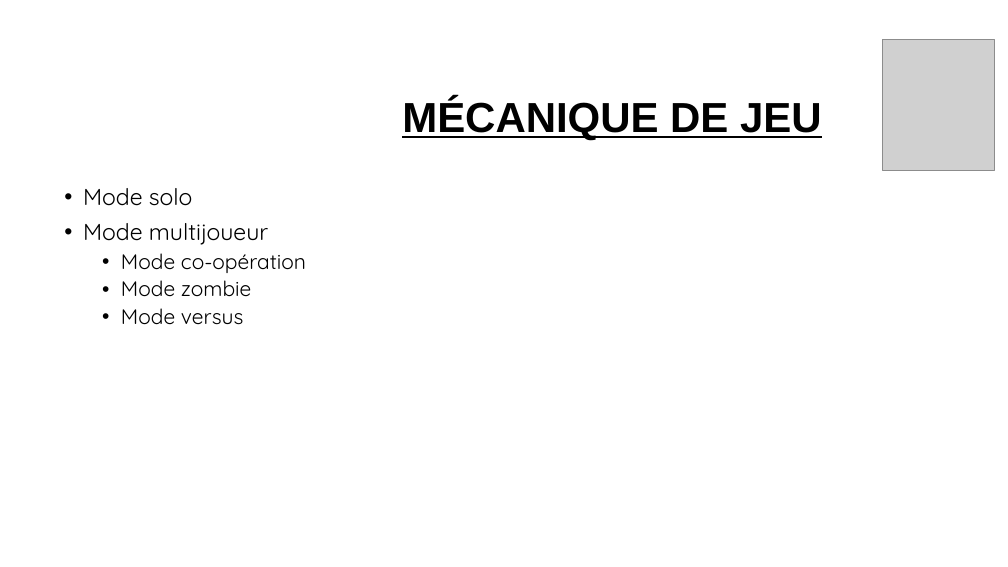
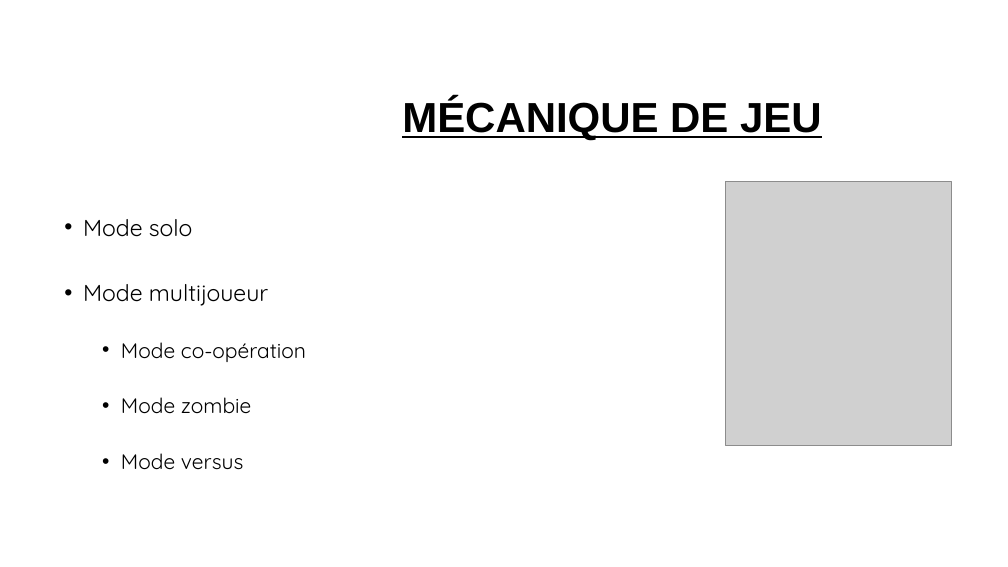
Before and after one commit to jerometea/Projet-BlueTouffe, a slide deck: slide 5 of Avant-projet/Présentation1.pptx (slide 4 before the commit). Drawn at 1008x567 pixels with LibreOffice and Linux fonts; fonts in the diff are those of the drawing; grey boxes stand for pictures; background and template pictures are left out. Boxes give left, top, right and bottom in pixels: in the first picture for what was removed or moved away, otherwise in the second. Text is boxed around its words. In the diff, an @@ line names an element or a change of style, - is before the commit and + after.

```diff
--- a/Avant-projet/Présentation1.pptx
+++ b/Avant-projet/Présentation1.pptx
@@ text "Mode solo" at [83, 219, 306, 470]: line spacing 0.9 to 2 @@
@@ picture: place and size @@
-picture at [883, 39, 995, 170]
+picture at [726, 181, 952, 446]
```
Also in this commit, not shown: 2 other slides changed, 3 slides added.
